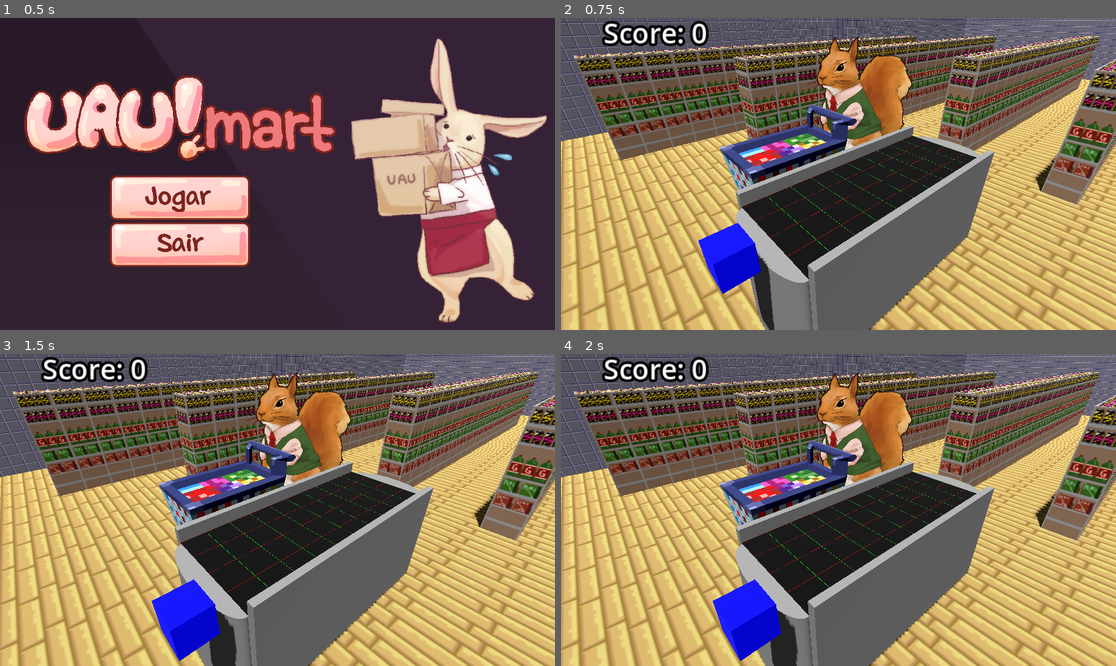
Above: before the commit, frames 1-4 (two rows, left to right).
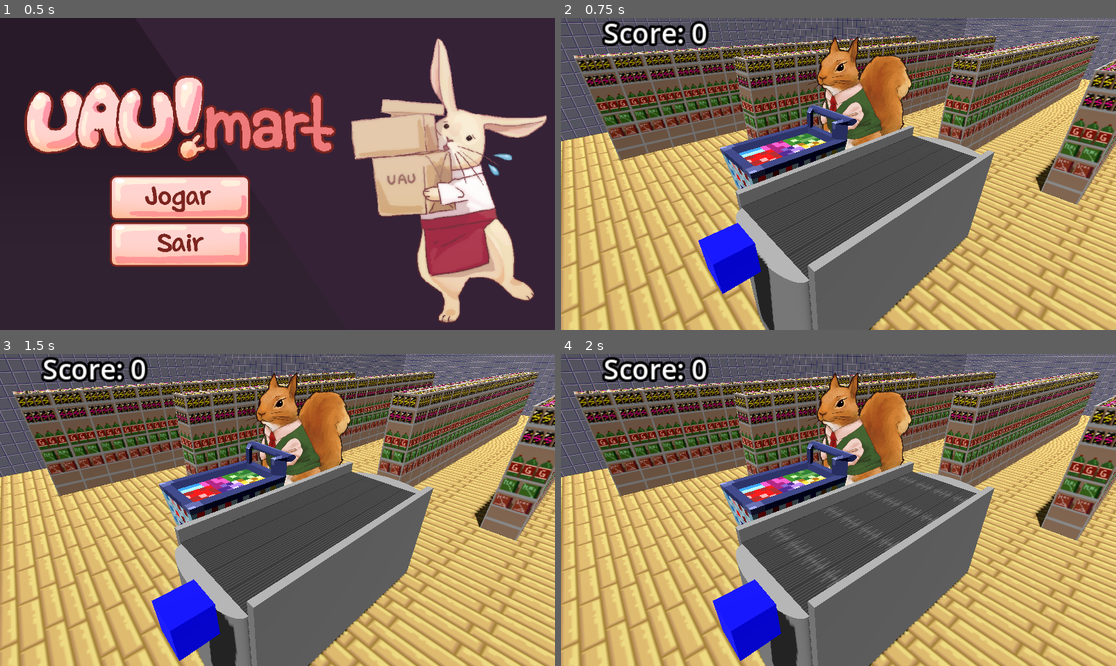
Above: after the commit, the same moments.

Repository: Sacolle/Gamejam
Game: Godot game, scene res://menu.tscn
Same seed, same stepped clock (60 frames per second), same inputs: the game is played once before the commit and once after it.
Inputs (mouse positions are in pixels of both pictures, inside the frame that each line leads up to):
- Up to frame 1 (0.5 s): no input
- Up to frame 2 (0.75 s): click (738, 198) at 0.5 s
- Up to frame 3 (1.5 s): tap Enter at 1.25 s; move the mouse to (399, 494) at 1.27 s; hold D (right) from 1.28 s (still down); hold Space (scan) from 1.28 s (still down); click (399, 494) at 1.42 s
- Up to frame 4 (2 s): keep holding D (right); keep holding Space (scan)

Frame 1 is identical in both runs. In frame 2, 7.6% of the frame differs, in the area x 32-99%, y 15-84%; in frame 3, 7.6%; in frame 4, 7.6%.

Commit message:
Esteira

Diff:
--- /dev/null
+++ b/grid_debug.tres
@@ -0,0 +1,7 @@
+[gd_resource type="ShaderMaterial" load_steps=2 format=3 uid="uid://dii8o6h7fnbku"]
+
+[ext_resource type="Shader" path="res://GroundGridShader.gdshader" id="1_gkw1h"]
+
+[resource]
+render_priority = 0
+shader = ExtResource("1_gkw1h")
--- a/main.tscn
+++ b/main.tscn
@@ -11,6 +11,8 @@
 [ext_resource type="Texture2D" uid="uid://6ygjx1pajf30" path="res://assets/tiles/chao_32_0.png" id="9_ikj5f"]
 [ext_resource type="PackedScene" uid="uid://br02r0ascyk5b" path="res://shelf_generator.tscn" id="10_jgv0c"]
 [ext_resource type="PackedScene" uid="uid://mbe17120wkft" path="res://assets/3d/cart.gltf" id="11_oxva2"]
+[ext_resource type="Texture2D" uid="uid://dclaef573dmfn" path="res://assets/tiles/esteira_32_0.png" id="4_om8ni"]
+[ext_resource type="Texture2D" uid="uid://bkyyxywlipqaf" path="res://assets/tiles/esteira_32_1.png" id="5_4aoed"]
 [ext_resource type="PackedScene" uid="uid://c0bf84ss52sfk" path="res://pause_menu.tscn" id="12_8s1wk"]
 
 [sub_resource type="Environment" id="Environment_ftk5f"]
@@ -20,9 +22,15 @@
 size = Vector2(4, 10)
 orientation = 1
 
-[sub_resource type="ShaderMaterial" id="ShaderMaterial_vhbrv"]
-render_priority = 0
-shader = ExtResource("3_pt24n")
+[sub_resource type="AnimatedTexture" id="AnimatedTexture_edcxd"]
+frames = 2
+frame_0/texture = ExtResource("4_om8ni")
+frame_1/texture = ExtResource("5_4aoed")
+frame_1/duration = 1.0
+
+[sub_resource type="StandardMaterial3D" id="StandardMaterial3D_guwnu"]
+albedo_texture = SubResource("AnimatedTexture_edcxd")
+uv1_scale = Vector3(4, 4, 4)
 
 [sub_resource type="StandardMaterial3D" id="StandardMaterial3D_1hu0p"]
 albedo_texture = ExtResource("8_l42cy")
@@ -74,7 +82,7 @@
 [node name="chao" type="MeshInstance3D" parent="."]
 transform = Transform3D(1, 0, 0, 0, 1, 0, 0, 0, 1, -0.5, -0.5, 2.5)
 mesh = SubResource("QuadMesh_o2jq0")
-surface_material_override/0 = SubResource("ShaderMaterial_vhbrv")
+surface_material_override/0 = SubResource("StandardMaterial3D_guwnu")
 
 [node name="sun" type="DirectionalLight3D" parent="."]
 transform = Transform3D(0.90978, -0.398177, 0.117281, 0, 0.282542, 0.959255, -0.41509, -0.872711, 0.257051, -2.16818, 2.285, 1)
Not shown: 1 places in main.tscn that only renumber resources
